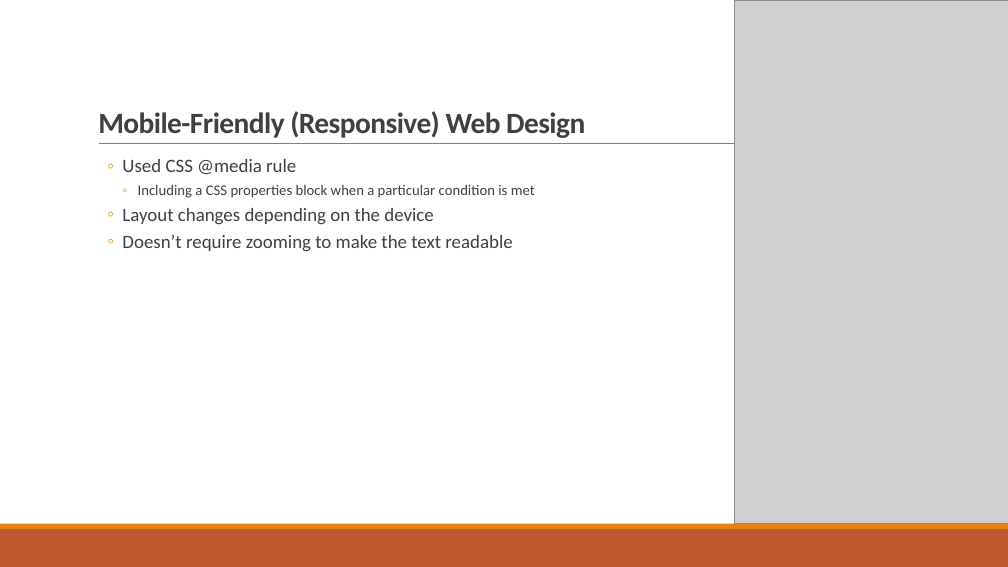
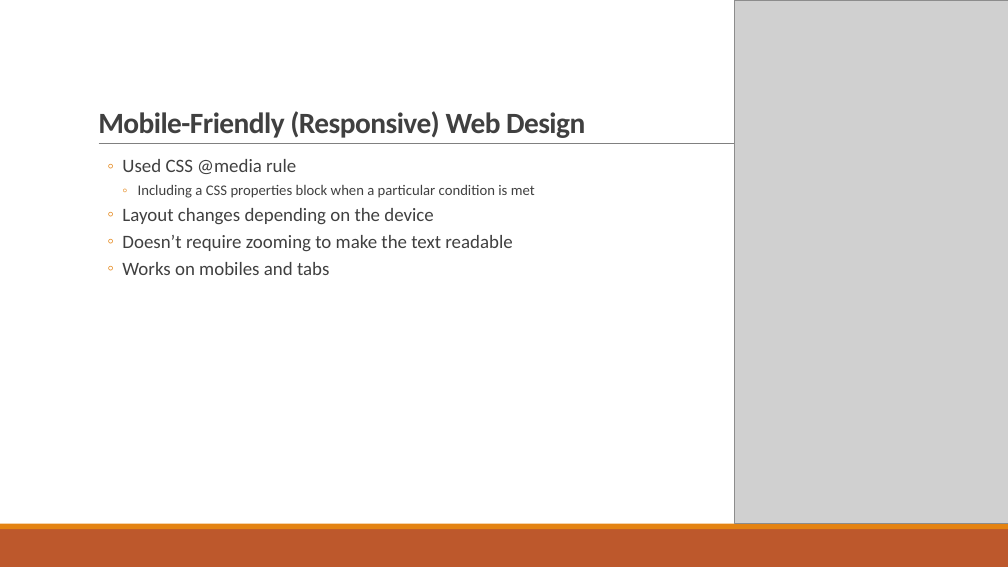
Before and after one commit to wangyang325/CS615Project, a slide deck: slide 11 of Presentation/CS615 Group Presentation.pptx. Drawn at 1008x567 pixels with LibreOffice and Linux fonts; fonts in the diff are those of the drawing; grey boxes stand for pictures. Boxes give left, top, right and bottom in pixels: in the first picture for what was removed or moved away, otherwise in the second. Text is boxed around its words. In the diff, an @@ line names an element or a change of style, - is before the commit and + after.

Commit message:
New Presentation Slides - Full Version

```diff
--- a/Presentation/CS615 Group Presentation.pptx
+++ b/Presentation/CS615 Group Presentation.pptx
@@ text at (122,262,329,275): paragraph added @@
+  ◦ Works on mobiles and tabs
```
